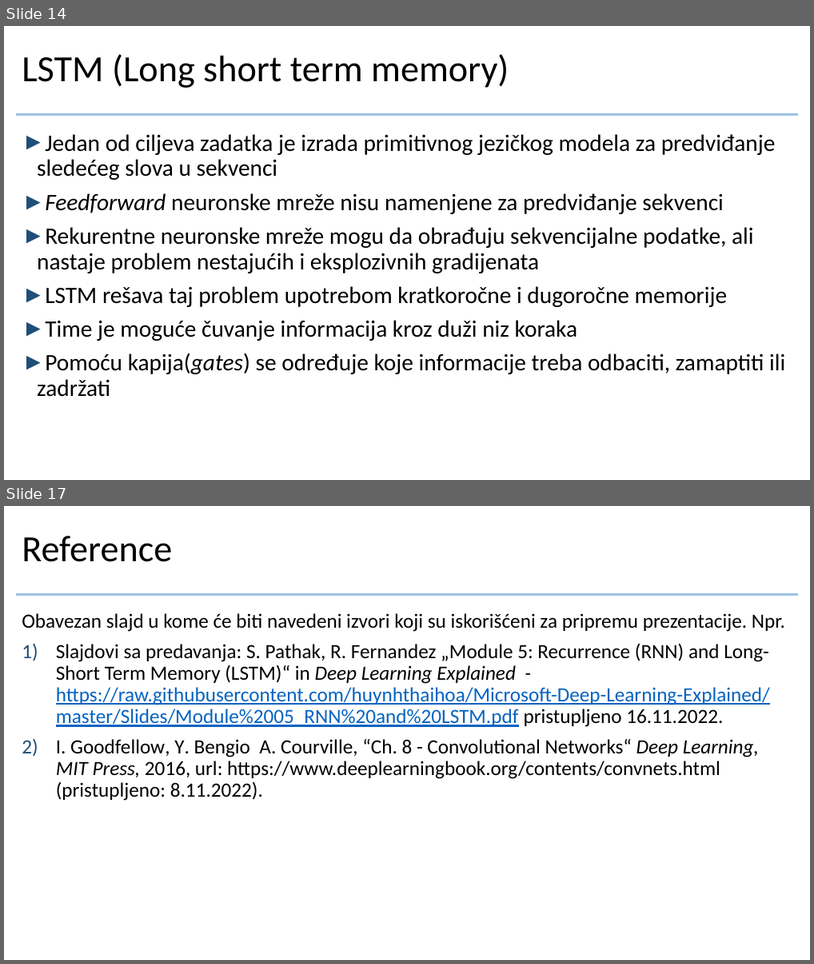
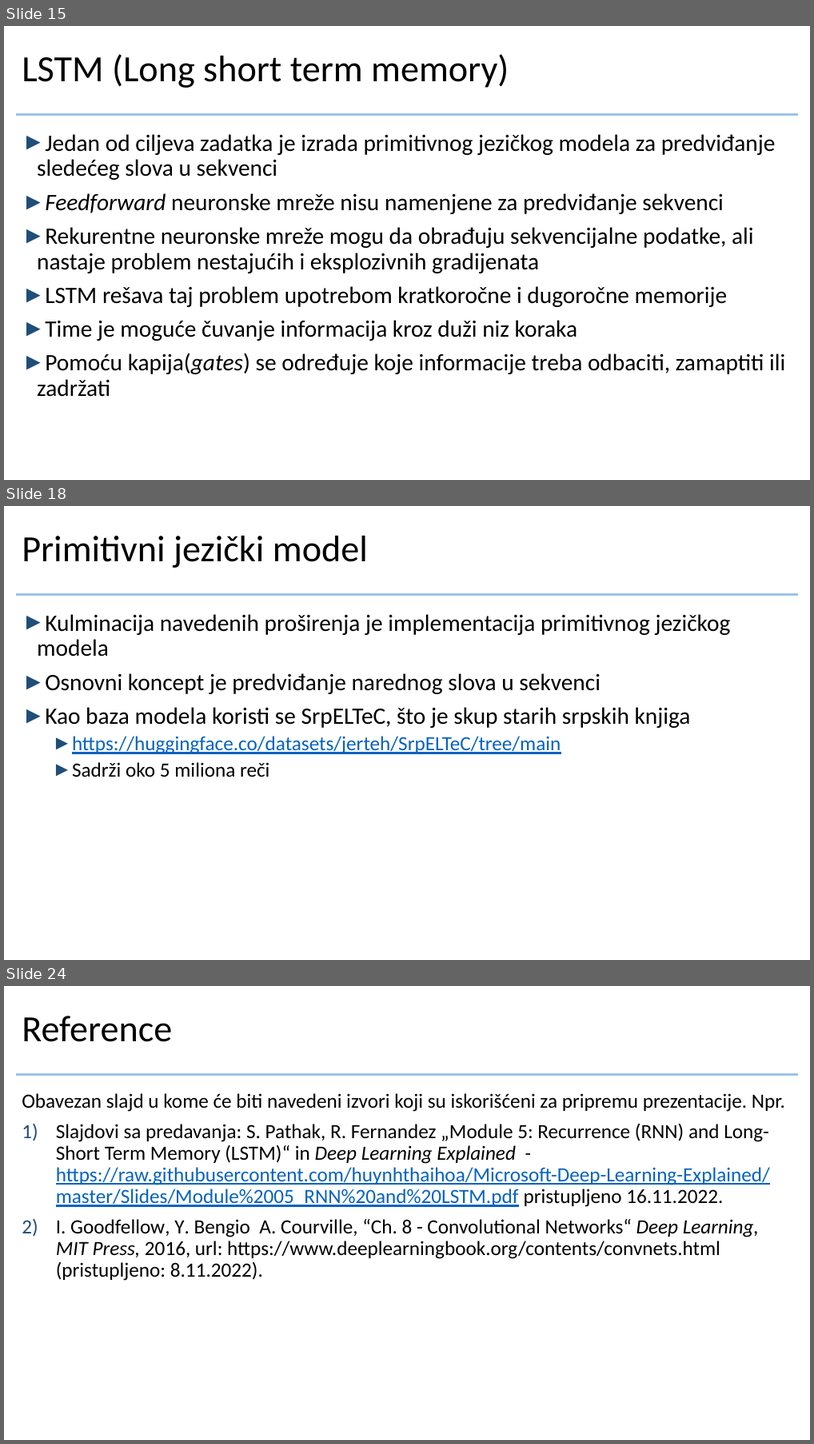
Before and after one commit to crnicavic/dumbgrad, a slide deck: doc/prezentacija.pptx. Shown one above the other, each under a label of ours: slides 14 and 17 before the commit, slides 15, 18 and 24 after it; the slides between them are not shown. The pictures are 814x964 and 814x1444 pixels, drawn with LibreOffice and Linux fonts; fonts in the diff are those of the drawing; background and template pictures are left out. Boxes give left, top, right and bottom in pixels: in the first picture for what was removed or moved away, otherwise in the second. Text is boxed around its words. In the diff, an @@ line names an element or a change of style, - is before the commit and + after.

```diff
--- a/doc/prezentacija.pptx
+++ b/doc/prezentacija.pptx
@@ slide 18 added at bbox=[4, 506, 810, 960], background #FFFFFF; not listed: 1 template element that a slide beside it also shows @@
@@ title added at bbox=[22, 536, 368, 568], 44 pt, text #000000 @@
+Primitivni jezički model
@@ text added at bbox=[37, 614, 731, 776], 28 pt, text #000000 @@
+► Kulminacija navedenih proširenja je implementacija primitivnog jezičkog modela
+► Osnovni koncept je predviđanje narednog slova u sekvenci
+► Kao baza modela koristi se SrpELTeC, što je skup starih srpskih knjiga
+  ► https://huggingface.co/datasets/jerteh/SrpELTeC/tree/main
+  ► Sadrži oko 5 miliona reči
@@ what was slide 14 is now slide 15 @@
@@ what was slide 17 is now slide 24 @@
```
Also in this commit, not shown: 3 slides changed, 8 other slides added, 2 slides removed.
